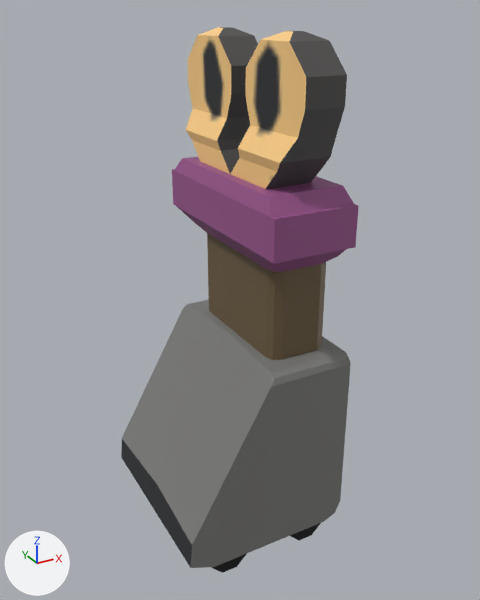
What one commit did to the glTF model assets/robot.glb.
Rendered twice from a 50 mm lens placed at (-0.734, -1.475, 1.413), pointed at (0.065, -0.021, 0.685). Arrows for +X, +Y and +Z are at lower left; the lights stay in place. Where no turn or scale is listed for an object, it has been applied to the vertices. Vertices at the same position are counted once.

The first picture shows 'SM_Prop_Janitor_Cart_01'.
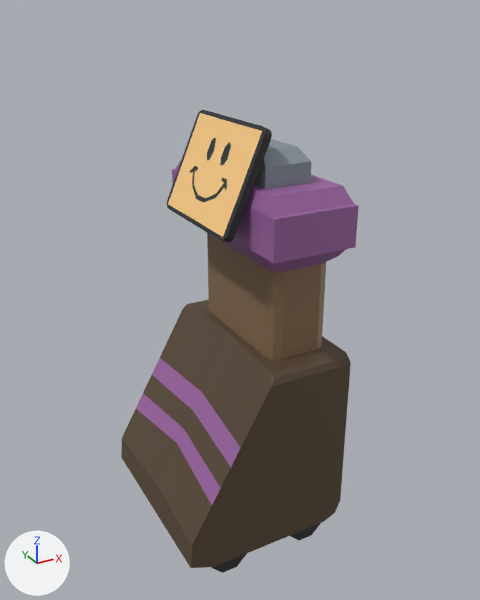
Pixel boxes [x1, y1, x2, y2] of what changed, in the pictures (480 x 600 px):
'SM_Prop_Janitor_Cart_01', reshaped (20% shorter): before [121, 27, 359, 573]; after [121, 139, 359, 573]
'Screen', added (beige): after [167, 110, 272, 243]
    faces in mat_screen (picture img_screen_tex): [168, 113, 262, 237]
    faces in mat_robot_material (picture img_palette_texture_purple): [167, 110, 272, 243]
part 1 of me_mesh, cut back: before [186, 27, 347, 189]; after [254, 139, 312, 189]
part 2 of me_mesh, added (brown): after [122, 304, 350, 567]
part 3 of me_mesh, recoloured: [121, 171, 348, 573] in both

Patch to the scene script:
```diff
--- a/assets/robot.glb.py
+++ b/assets/robot.glb.py
@@ img_palette_texture_purple @@
+img_palette_texture_purple = load_image('palette_texture_purple', '_unpacked/palette_texture_purple', 1024, 1024, 'sRGB')
@@ img_screen_tex @@
+img_screen_tex = load_image('screen_tex', '_unpacked/screen_tex', 640, 480, 'sRGB')
@@ mat_robot_material @@
+mat_robot_material = principled_material('robot_material')
+mat_robot_material.texture = img_palette_texture_purple
+mat_robot_material.roughness = 0.553
@@ mat_screen @@
+mat_screen = principled_material('screen')
+mat_screen.texture = img_screen_tex
+mat_screen.roughness = 0.553
@@ me_mesh @@
 # used by ob_sm_prop_janitor_cart_01; location = (0.0, 0.0, 0.0)
-me_mesh.from_pydata(...)  # 296 vertices, 548 faces; spans x -0.216..0.263, y -0.289..0.289, z -0.003..1.366
+me_mesh.from_pydata(...)  # 264 vertices, 484 faces; spans x -0.216..0.263, y -0.281..0.281, z -0.003..1.109
+# me_mesh part 1: 2 vertices moved from x 0.175, y 0.05..0.223, z 1.078 to x 0.048..0.175, y 0.173, z 1.079; 54 vertices removed from x 0.04..0.175, y -0.289..0.289, z 1.078..1.366; 10 vertices added at x 0.048..0.175, y -0.173..0.133, z 1.079..1.109
+# me_mesh part 2: 12 vertices added at x -0.155..-0.046, y -0.265..0.265, z 0.246..0.416
+# me_mesh part 3: 215 faces spanning x -0.216..0.263, y -0.281..0.281, z -0.003..1.079 switch from mat_lambert1 (picture img_polygonoffice_texture_02_c) to mat_robot_material (picture img_palette_texture_purple)
@@ me_cube @@
+me_cube.from_pydata(...)  # 48 vertices, 92 faces; spans x -0.065..0.065, y -0.175..0.175, z -0.131..0.131
+# faces by material slot: [90, 2]
+me_cube.materials.append(mat_robot_material)  # picture img_palette_texture_purple
+me_cube.materials.append(mat_screen)  # picture img_screen_tex
@@ ob_screen @@
+ob_screen = bpy.data.objects.new('Screen', me_cube)
+ob_screen.location = (0.004, 0.0, 1.037)
```
